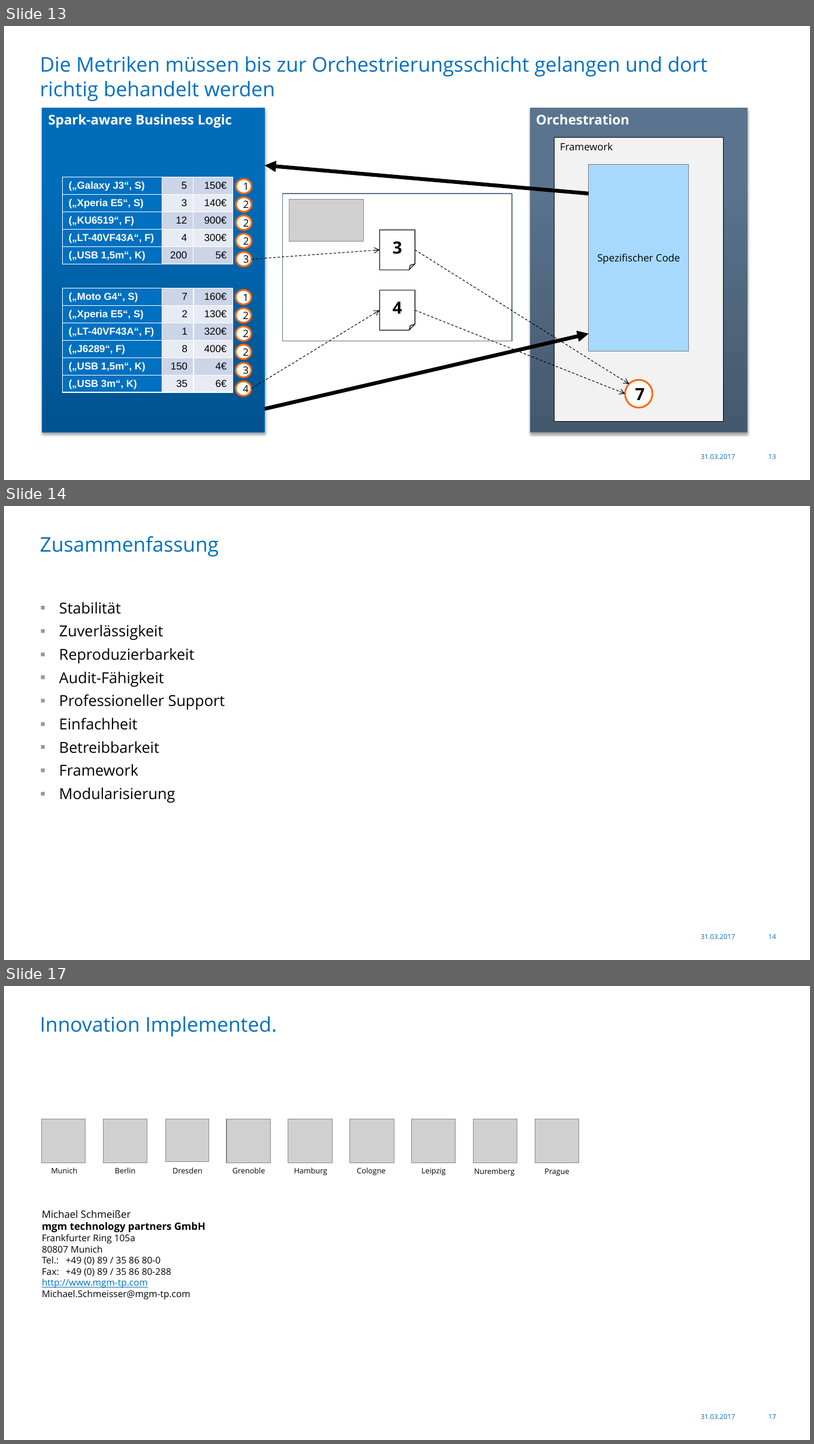
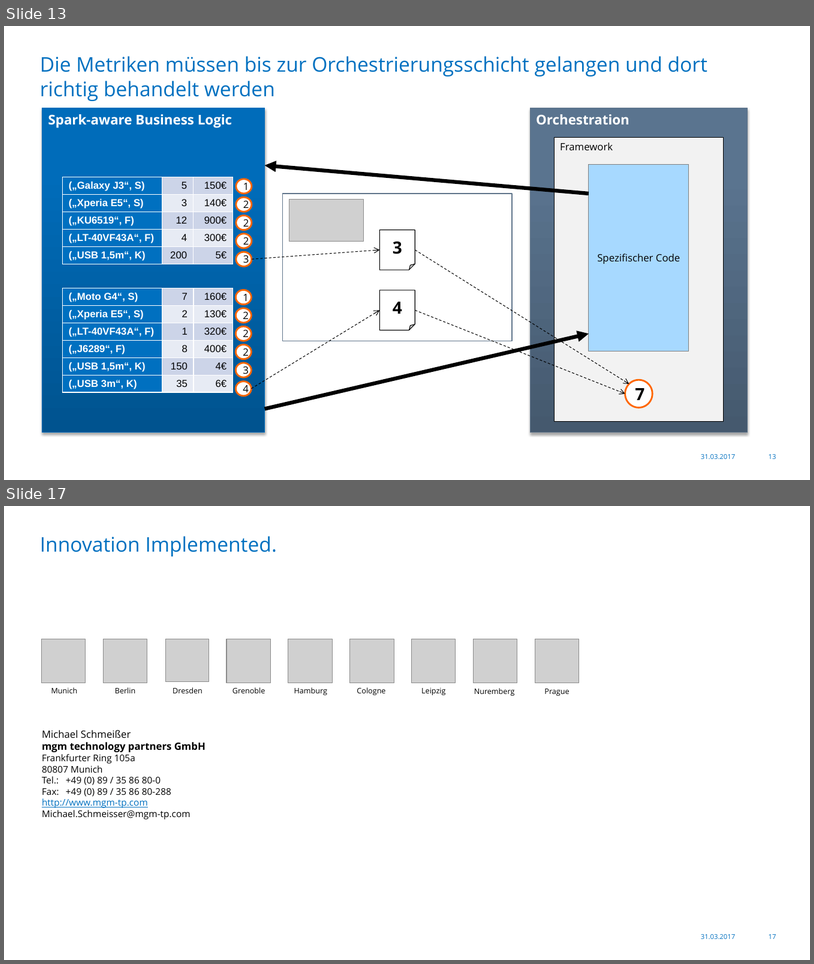
Before and after one commit to Skamandros/jug-saxony-workshop, a slide deck: src/slides/resources/2017-03-31-JUG-Saxony-Workshop-de.pptx. Shown one above the other, each under a label of ours: slides 13, 14 and 17 before the commit, slides 13 and 17 after it; the slides between them are not shown. The pictures are 814x1444 and 814x964 pixels, drawn with LibreOffice and Linux fonts; fonts in the diff are those of the drawing; grey boxes stand for pictures; background and template pictures are left out. Boxes give left, top, right and bottom in pixels: in the first picture for what was removed or moved away, otherwise in the second. Text is boxed around its words. In the diff, an @@ line names an element or a change of style, - is before the commit and + after.

```diff
--- a/src/slides/resources/2017-03-31-JUG-Saxony-Workshop-de.pptx
+++ b/src/slides/resources/2017-03-31-JUG-Saxony-Workshop-de.pptx
@@ slide 14 removed at [4,506,810,960], background #FFFFFF; not listed: 2 template elements that a slide beside it also shows @@
@@ title removed at [40,536,219,556] @@
-Zusammenfassung
@@ text removed at [59,602,225,802] @@
-▪ Stabilität
-▪ Zuverlässigkeit
-▪ Reproduzierbarkeit
-▪ Audit-Fähigkeit
-▪ Professioneller Support
-▪ Einfachheit
-▪ Betreibbarkeit
-▪ Framework
-▪ Modularisierung
```
Also in this commit, not shown: 3 slides changed, 1 slide added.
